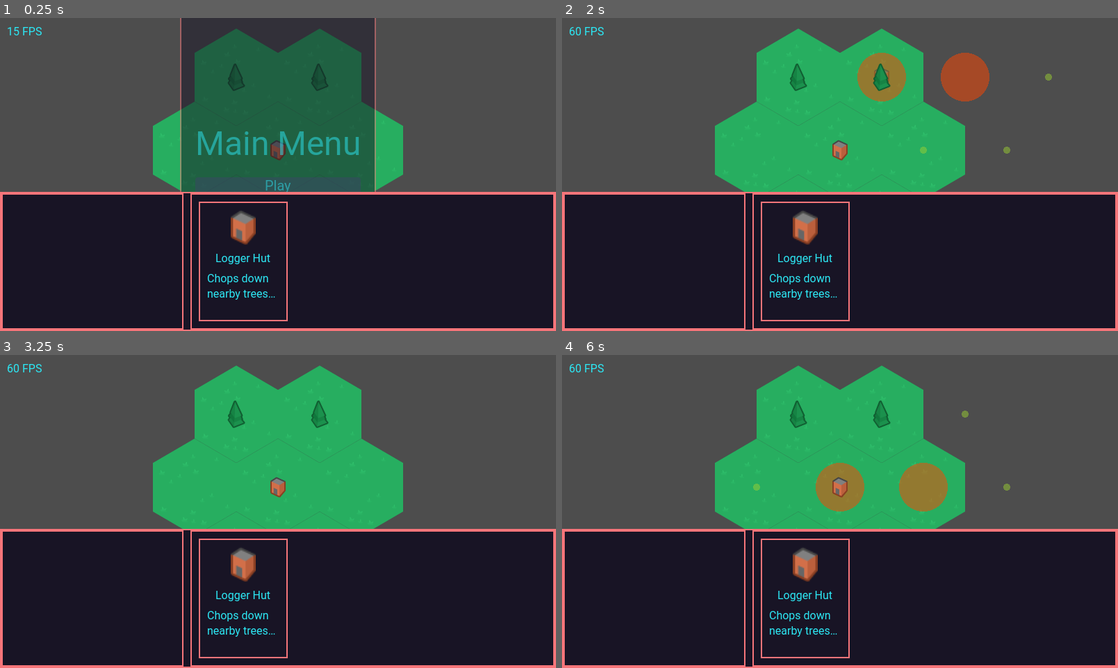
Above: before the commit, frames 1-4 (two rows, left to right).
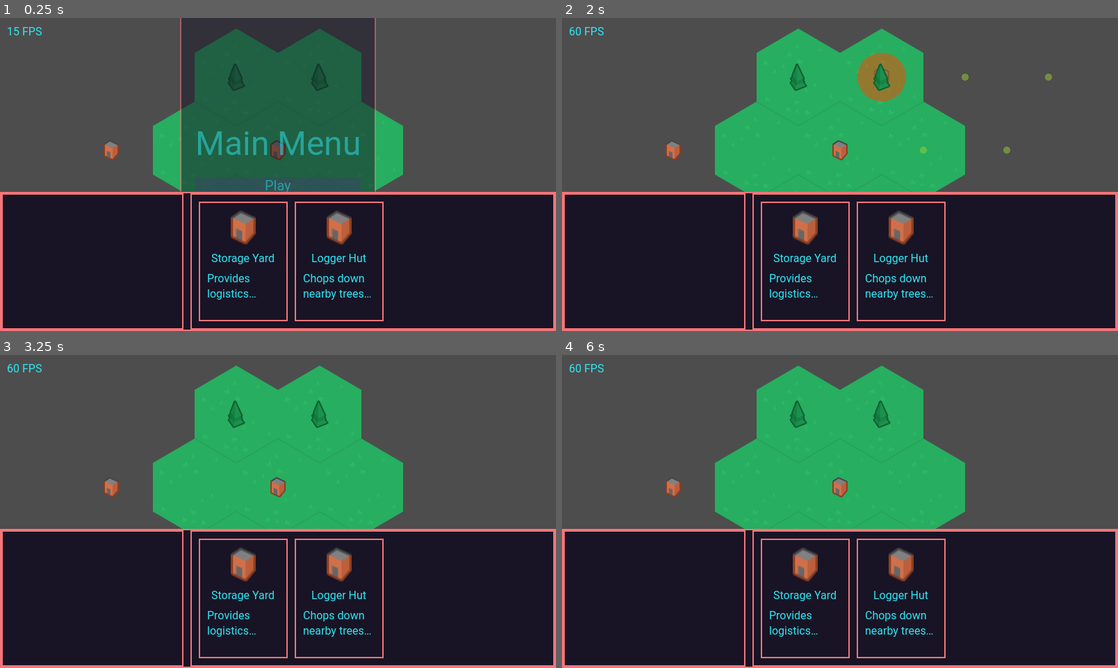
Above: after the commit, the same moments.

Repository: Bloodyaugust/citybuilder-sim
Game: Godot game, scene res://scenes/main.tscn
Same seed, same stepped clock (60 frames per second), same inputs: the game is played once before the commit and once after it. The engine's default icon, where the game draws it, is replaced by a stand-in: a white triangle on a blue panel in a dark square.
Inputs (mouse positions are in pixels of both pictures, inside the frame that each line leads up to):
- Up to frame 1 (0.25 s): no input
- Up to frame 2 (2 s): click "Play" at 0.5 s; tap Enter at 1.25 s; drag from (806, 262) to (895, 105) at 1.27 s
- Up to frame 3 (3.25 s): drag from (166, 527) to (250, 574) at 2.02 s; move the mouse to (333, 442) at 2.77 s; hold D (move_right) from 2.78 s (still down); right-click (333, 442) at 2.85 s; click (333, 442) at 3.05 s
- Up to frame 4 (6 s): click (895, 442) at 3.5 s; release D (move_right) at 3.5 s; drag from (812, 574) to (673, 464) at 3.52 s; move the mouse to (1006, 558) at 4.27 s; hold A (move_left) 4.28-5 s; right-click (1006, 558) at 4.35 s; click (1006, 558) at 4.55 s; click (1006, 558) at 5 s; drag from (673, 464) to (756, 433) at 5.02 s; click (756, 433) at 5.75 s; move the mouse to (867, 511) at 5.77 s; hold S (move_down) from 5.78 s (still down); right-click (867, 511) at 5.85 s

The runs differ from the first frame. In frame 1, 1.7% of the frame differs, in the area x 18-69%, y 39-97%; in frame 2, 2.8%; in frame 3, 1.7%; in frame 4, 3.8%, in the area x 18-81%, y 17-97%.

Commit message:
Add first pass at a logistics system

Diff:
--- a/actors/Building.gd
+++ b/actors/Building.gd
@@ -1,4 +1,6 @@
 extends Node2D
+
+signal request_logistics_pickup(building: Node2D)
 
 @export var data: BuildingData
 
@@ -11,9 +13,14 @@
 var _origin_tile: Vector2i
 var _collecting_resources: Dictionary
 var _stored_resources: Dictionary
+var _logistics_children: Array[Node2D]
+var _logistics_pickup_requested: bool = false
 
 func get_collision_tiles() -> Array[Vector2i]:
   return _collision_tiles
+
+func get_effect_tiles() -> Array[Vector2i]:
+  return _effect_tiles
 
 func get_selection_details() -> Dictionary:
   var _resources_string: String = "\r\n".join(PackedStringArray(_collecting_resources.keys().map(func (resource): retur …(188 unchanged characters)…
@@ -23,6 +30,16 @@
     "sprite": data.sprite,
     "description": data.description + "\r\nCollecting:\r\n" + _resources_string + "\r\nStored:\r\n" + _stored_resources_string
   }
+
+func get_stored_resources() -> Dictionary:
+  return _stored_resources
+
+func pickup_stored_resources() -> Dictionary:
+  var _resources_copy: Dictionary = _stored_resources.duplicate()
+
+  _stored_resources = {}
+  _logistics_pickup_requested = false
+  return _resources_copy
 
 func _draw():
   if _draw_details:
@@ -35,6 +52,15 @@
 func _exit_tree() -> void:
   BuildingController.remove_building(self)
 
+func _on_request_logistics_pickup(building: Node2D) -> void:
+  var _requesting_building_stored_resources: Dictionary = building.pickup_stored_resources()
+
+  for _resource_id in _requesting_building_stored_resources.keys():
+    if _stored_resources.has(_resource_id):
+      _stored_resources[_resource_id] = _stored_resources[_resource_id] + _requesting_building_stored_resources[_resource_id]
+    else:
+      _stored_resources[_resource_id] = _requesting_building_stored_resources[_resource_id]
+
 func _on_store_state_changed(state_key, substate):
   match state_key:
     "selected_actor":
@@ -46,11 +72,16 @@
 func _on_tilemap_tile_actor_changed(tile: Vector2i) -> void:
   if tile in _effect_tiles:
     _recalculate_resources()
+    _recalculate_logistics_children()
 
 func _process(delta) -> void:
   for _resource_id in _collecting_resources.keys():
     if _stored_resources.has(_resource_id):
       _stored_resources[_resource_id] = _stored_resources[_resource_id] + (_collecting_resources[_resource_id] * data.resource_collection_rate_per_tile * delta)
+
+      if _stored_resources[_resource_id] > 1.0:
+        _logistics_pickup_requested = true
+        request_logistics_pickup.emit(self)
     else:
       _stored_resources[_resource_id] = _collecting_resources[_resource_id] * data.resource_collection_rate_per_tile * delta
 
@@ -74,6 +105,20 @@
   BuildingController.add_building(self)
   queue_redraw()
   _recalculate_resources()
+  _recalculate_logistics_children()
+
+func _recalculate_logistics_children() -> void:
+  for _child in _logistics_children:
+    _child.request_logistics_pickup.disconnect(_on_request_logistics_pickup)
+
+  _logistics_children = []
+
+  for _effect_tile in _effect_tiles:
+    var _tile_actor: Variant = TilemapActorController.get_tile_actor(_effect_tile)
+
+    if _tile_actor && _tile_actor.has_method("get_stored_resources") && GameConstants.BUILDING_FLAGS.LOGISTICS not in _tile_actor.data.building_flags && _tile_actor not in _logistics_children:
+      _logistics_children.append(_tile_actor)
+      _tile_actor.request_logistics_pickup.connect(_on_request_logistics_pickup)
 
 func _recalculate_resources() -> void:
   _collecting_resources = {}
--- a/constants/GameConstants.gd
+++ b/constants/GameConstants.gd
@@ -1,4 +1,8 @@
 extends Node
+
+enum BUILDING_FLAGS {
+  LOGISTICS,
+}
 
 const GAME_IN_PROGRESS = "GAME_IN_PROGRESS"
 const GAME_OVER = "GAME_OVER"
--- a/data/building_data.gd
+++ b/data/building_data.gd
@@ -8,3 +8,5 @@
 @export var description: String
 @export var resources_collected: Array[String]
 @export var resource_collection_rate_per_tile: float
+@export var building_flags: Array[GameConstants.BUILDING_FLAGS]
+@export var building_cost: Dictionary
--- a/data/buildings/logger_hut.tres
+++ b/data/buildings/logger_hut.tres
@@ -12,3 +12,7 @@
 description = "Chops down nearby trees for lumber"
 resources_collected = Array[String](["wood"])
 resource_collection_rate_per_tile = 0.15
+building_flags = Array[int]([])
+building_cost = {
+"wood": 10.0
+}
--- /dev/null
+++ b/data/buildings/storage_yard.tres
@@ -0,0 +1,15 @@
+[gd_resource type="Resource" script_class="BuildingData" load_steps=3 format=3 uid="uid://cwnbkkgjapskl"]
+
+[ext_resource type="Script" path="res://data/building_data.gd" id="1_tcv2n"]
+[ext_resource type="Texture2D" uid="uid://n1alkly1a3kl" path="res://sprites/buildings/logger-hut.png" id="2_qckgw"]
+
+[resource]
+script = ExtResource("1_tcv2n")
+sprite = ExtResource("2_qckgw")
+collision_mask = Array[Vector2]([Vector2(0, 0)])
+effect_mask = Array[Vector2]([Vector2(2, 2.08165e-12), Vector2(0.5, 1), Vector2(-0.5, 1), Vector2(-1, 2.08165e-12), Vector2(-0.5, -1), Vector2(0.5, -1), Vector2(1.5, -1), Vector2(1.5, 1), Vector2(1, 2.08165e-12)])
+name = "Storage Yard"
+description = "Provides logistics services to buildings in range"
+resources_collected = Array[String]([])
+resource_collection_rate_per_tile = 0.15
+building_flags = Array[int]([0])
--- a/doodads/BuildingGhost.gd
+++ b/doodads/BuildingGhost.gd
@@ -12,6 +12,20 @@
 func is_buildable() -> bool:
   for _collision_tile in _collision_tiles:
     if TilemapActorController.get_tile_actor(_collision_tile):
+      return false
+
+  var _tile_network: Variant = LogisticsController.get_tile_logistic_network(_origin_tile)
+
+  if !_tile_network:
+    return false
+
+  var _network_resources: Dictionary = LogisticsController.get_logistic_network_resources(_tile_network)
+
+  for _resource_id in data.building_cost.keys():
+    if !_network_resources.has(_resource_id):
+      return false
+
+    if data.building_cost[_resource_id] > _network_resources[_resource_id]:
       return false
 
   return true
--- a/project.godot
+++ b/project.godot
@@ -23,6 +23,7 @@
 ViewController="*res://autoloads/ViewController.gd"
 TilemapActorController="*res://scripts/controllers/TilemapActorController.gd"
 BuildingController="*res://scripts/controllers/BuildingController.gd"
+LogisticsController="*res://scripts/controllers/LogisticsController.gd"
 
 [display]
 
--- a/scenes/main.tscn
+++ b/scenes/main.tscn
@@ -13,6 +13,7 @@
 [ext_resource type="Script" path="res://scripts/controllers/PlayerController.gd" id="10_qhhod"]
 [ext_resource type="PackedScene" uid="uid://bquw3hjgjei57" path="res://actors/Building.tscn" id="11_g1ajc"]
 [ext_resource type="Resource" uid="uid://xh1lu2y0utpl" path="res://data/buildings/logger_hut.tres" id="12_a4fw6"]
+[ext_resource type="Resource" uid="uid://cwnbkkgjapskl" path="res://data/buildings/storage_yard.tres" id="14_1p1qf"]
 [ext_resource type="PackedScene" uid="uid://c7pqm8xy2novr" path="res://actors/Resource.tscn" id="14_huttj"]
 [ext_resource type="Resource" uid="uid://bx0wfu1su5a3j" path="res://data/resources/wood.tres" id="15_5wglv"]
 
@@ -322,6 +323,10 @@
 position = Vector2(-3, -29)
 data = ExtResource("12_a4fw6")
 
+[node name="Building2" parent="." instance=ExtResource("11_g1ajc")]
+position = Vector2(-238, -36)
+data = ExtResource("14_1p1qf")
+
 [node name="Resource" parent="." instance=ExtResource("14_huttj")]
 position = Vector2(59, -132)
 data = ExtResource("15_5wglv")
--- a/scripts/controllers/BuildingController.gd
+++ b/scripts/controllers/BuildingController.gd
@@ -1,4 +1,6 @@
 extends Node2D
+
+signal building_added(building: Node2D)
 
 var BUILDING_DATA: Array[BuildingData]
 var BUILDING_ACTOR: PackedScene = preload("res://actors/Building.tscn")
@@ -11,6 +13,8 @@
 func add_building(building: Node2D) -> void:
   for _collision_tile in building.get_collision_tiles():
     TilemapActorController.add_actor_to_tile(_collision_tile, building)
+
+  building_added.emit(building)
 
 func remove_building(building: Node2D) -> void:
   for _collision_tile in building.get_collision_tiles():
@@ -46,3 +50,6 @@
       _current_ghost.queue_free()
       _current_ghost = null
       Store.set_state("selected_build_option", null)
+
+    if event.is_action_released("clear_selection"):
+      Store.set_state("selected_build_option", null)
--- /dev/null
+++ b/scripts/controllers/LogisticsController.gd
@@ -0,0 +1,77 @@
+extends Node2D
+
+var logistics_networks: Dictionary = {}
+
+func get_building_logistic_network(building: Node2D) -> Variant:
+  var _network_id: Variant = get_building_logistic_network_id(building)
+
+  if _network_id:
+    return logistics_networks[_network_id]
+
+  return false
+
+func get_building_logistic_network_id(building: Node2D) -> Variant:
+  for _network in logistics_networks.keys():
+    for _network_building in logistics_networks[_network]:
+      if _network_building == building:
+        return _network
+
+  for _network in logistics_networks.keys():
+    for _network_building in logistics_networks[_network]:
+      var _building_collision_tiles: Array[Vector2i] = building.get_collision_tiles()
+
+      for _building_collision_tile in _building_collision_tiles:
+        if _building_collision_tile in _network_building.get_effect_tiles():
+          return _network
+
+  return false
+
+func get_logistic_network_resources(network: Array) -> Dictionary:
+  var _total_resources: Dictionary = {}
+
+  for _network_building in network:
+    var _network_building_stored_resources: Dictionary = _network_building.get_stored_resources()
+    for _resource_id in _network_building_stored_resources.keys():
+      if _total_resources.has(_resource_id):
+        _total_resources[_resource_id] = _total_resources[_resource_id] + _network_building_stored_resources[_resource_id]
+      else:
+        _total_resources[_resource_id] = _network_building_stored_resources[_resource_id]
+
+  return _total_resources
+
+func get_tile_logistic_network(tile: Vector2i) -> Variant:
+  var _network_id: Variant = get_tile_logistic_network_id(tile)
+
+  if _network_id:
+    return logistics_networks[_network_id]
+
+  return false
+
+func get_tile_logistic_network_id(tile: Vector2i) -> Variant:
+  for _network in logistics_networks.keys():
+    for _network_building in logistics_networks[_network]:
+      if tile in _network_building.get_effect_tiles():
+        return _network
+
+  return false
+
+func _on_building_added(building: Node2D) -> void:
+  if GameConstants.BUILDING_FLAGS.LOGISTICS in building.data.building_flags:
+    var _found_network: Variant = get_building_logistic_network(building)
+
+    if _found_network:
+      _found_network.append(building)
+    else:
+      for _effect_tile in building.get_effect_tiles():
+        var _tile_actor: Variant = TilemapActorController.get_tile_actor(_effect_tile)
+
+        if _tile_actor && _tile_actor.has_method("get_stored_resources") && GameConstants.BUILDING_FLAGS.LOGISTICS in _tile_actor.data.building_flags:
+          _found_network = get_building_logistic_network(_tile_actor)
+
+      if _found_network:
+        _found_network.append(building)
+      else:
+        logistics_networks[building.get_instance_id()] = [building]
+
+func _ready():
+  BuildingController.building_added.connect(_on_building_added)
Not shown: 1 places in scenes/main.tscn that only renumber resources
